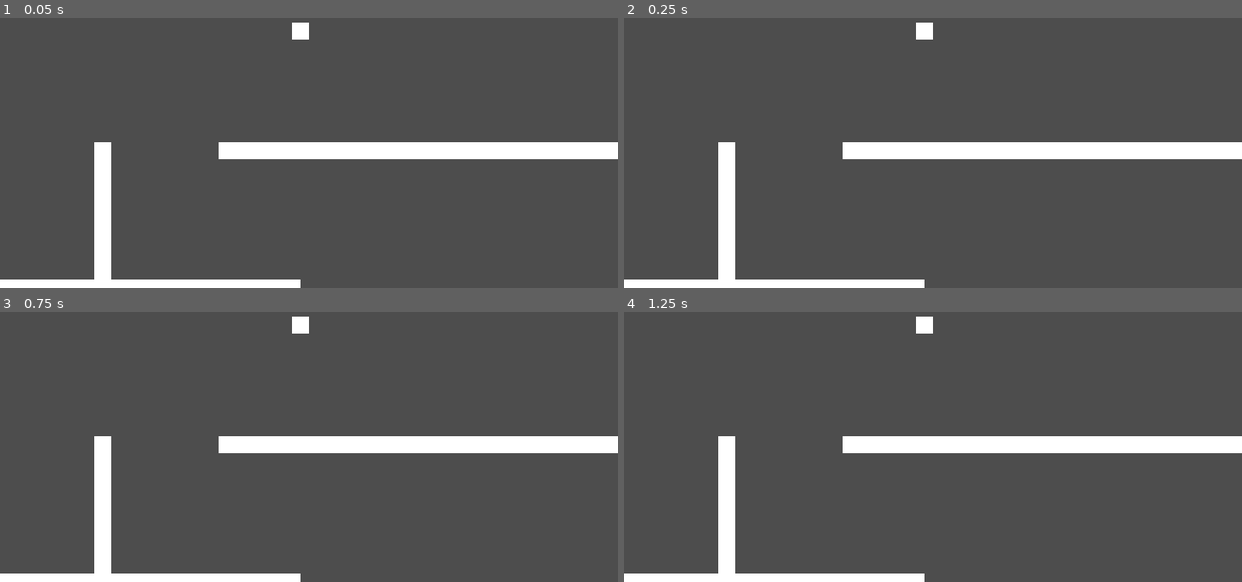
Above: before the commit, frames 1-4 (two rows, left to right).
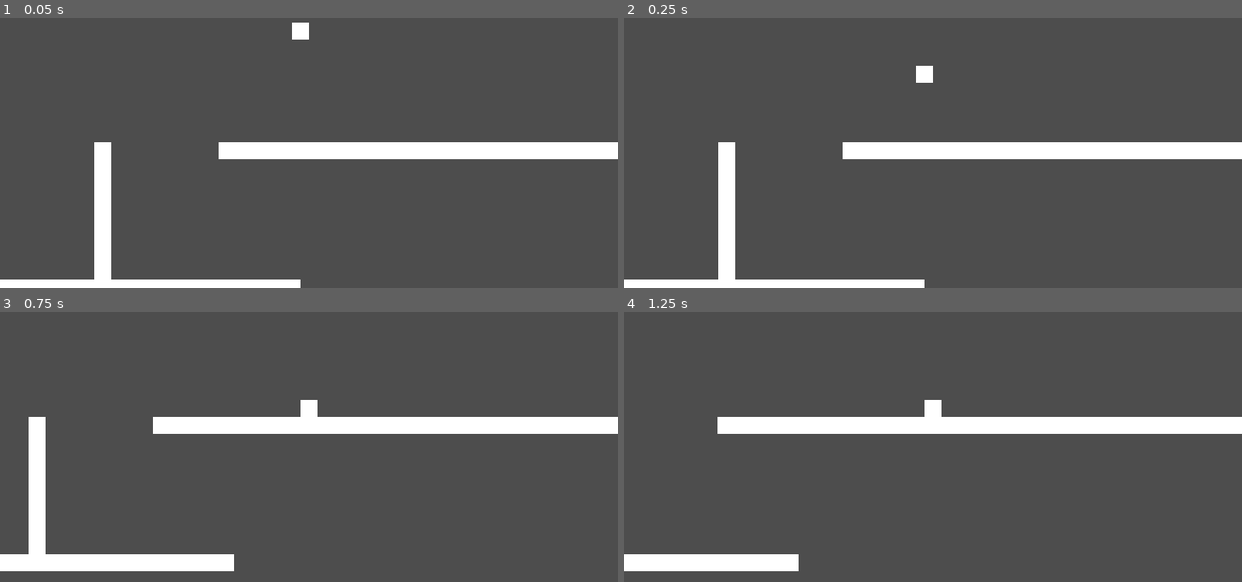
Above: after the commit, the same moments.

Repository: aCube1/Little-Dragon
Game: Godot game, scene res://scenes/test_scene.tscn
Same seed, same stepped clock (60 frames per second), same inputs: the game is played once before the commit and once after it.
Inputs:
- Up to frame 1 (0.05 s): no input
- Up to frame 2 (0.25 s): no input
- Up to frame 3 (0.75 s): hold D (move_right) from 0.53 s (still down); hold Shift (action_dash) from 0.53 s (still down)
- Up to frame 4 (1.25 s): keep holding D (move_right); keep holding Shift (action_dash); tap Space (move_jump) at 0.77 s

Frame 1 is identical in both runs. In frame 2, 0.3% of the frame differs, in the area x 47-50%, y 1-24%; in frame 3, 15%, in the area x 0-100%, y 1-100%; in frame 4, 14%.
Error before the commit: Parse Error: Too few arguments for "do_jump()" call. Expected at least 1 but received 0. (res://scripts/states/movement/on_jump.gd:13)

Commit message:
Make Components assert Owner node type. Now 'Movement', 'Jump' and 'Dash' components can only have CharacterBody2D owners.

Diff:
--- a/scripts/components/dash_component.gd
+++ b/scripts/components/dash_component.gd
@@ -11,9 +11,9 @@
 @onready var _dash_impulse := (dash_distance * 2.0) / dash_stop_time
 @onready var _dash_stopper := (dash_distance * 2.0) / (dash_stop_time ** 2.0)
 
+
 func _ready() -> void:
-	if owner is not CharacterBody2D:
-		push_error("Jump component owner is not a CharacterBody2D")
+	assert(owner is CharacterBody2D, "Component owner is not a CharacterBody2D")
 
 
 func reset() -> void:
--- a/scripts/components/jump_component.gd
+++ b/scripts/components/jump_component.gd
@@ -29,8 +29,7 @@
 
 
 func _ready() -> void:
-	if owner is not CharacterBody2D:
-		push_error("Component owner is not a CharacterBody2D")
+	assert(owner is CharacterBody2D, "Component owner is not a CharacterBody2D")
 
 
 func apply_gravity(delta: float, kind: GravityKind) -> void:
@@ -42,7 +41,7 @@
 	owner.velocity.y += gravity * delta
 
 
-func do_jump(jumps_count: int, dummy: bool = false) -> void:
+func do_jump(jumps_count: int = 1, dummy: bool = false) -> void:
 	if not dummy:
 		owner.velocity.y = _jump_impulse
 	_rem_jumps -= jumps_count
--- a/scripts/components/movement_component.gd
+++ b/scripts/components/movement_component.gd
@@ -11,16 +11,13 @@
 
 
 func _ready() -> void:
-	if owner is not CharacterBody2D:
-		push_error("Component owner is not a CharacterBody2D")
+	assert(owner is CharacterBody2D, "Component owner is not a CharacterBody2D")
 
 
-func apply_acceleration(delta: float, dir: float, can_slip: bool = false) -> void:
-	var accel := _acceleration
-	if not can_slip and dir != signf(owner.get_last_motion().x):
-		accel *= 2.0 # Prevent slipping behavior
-
-	owner.velocity.x = move_toward(owner.velocity.x, max_speed * dir, accel * delta)
+func apply_acceleration(delta: float, dir: float) -> void:
+	owner.velocity.x = move_toward(
+		owner.velocity.x, max_speed * dir, _acceleration * delta
+	)
 
 
 func apply_friction(delta: float) -> void:
--- a/scripts/states/movement/on_jump.gd
+++ b/scripts/states/movement/on_jump.gd
@@ -14,7 +14,6 @@
 
 
 func _physics_update(delta: float) -> void:
-	print(owner.velocity)
 	_jump.apply_gravity(delta, _jump.GravityKind.JUMP)
 	_jump.try_corner_correct(delta, false)
 
